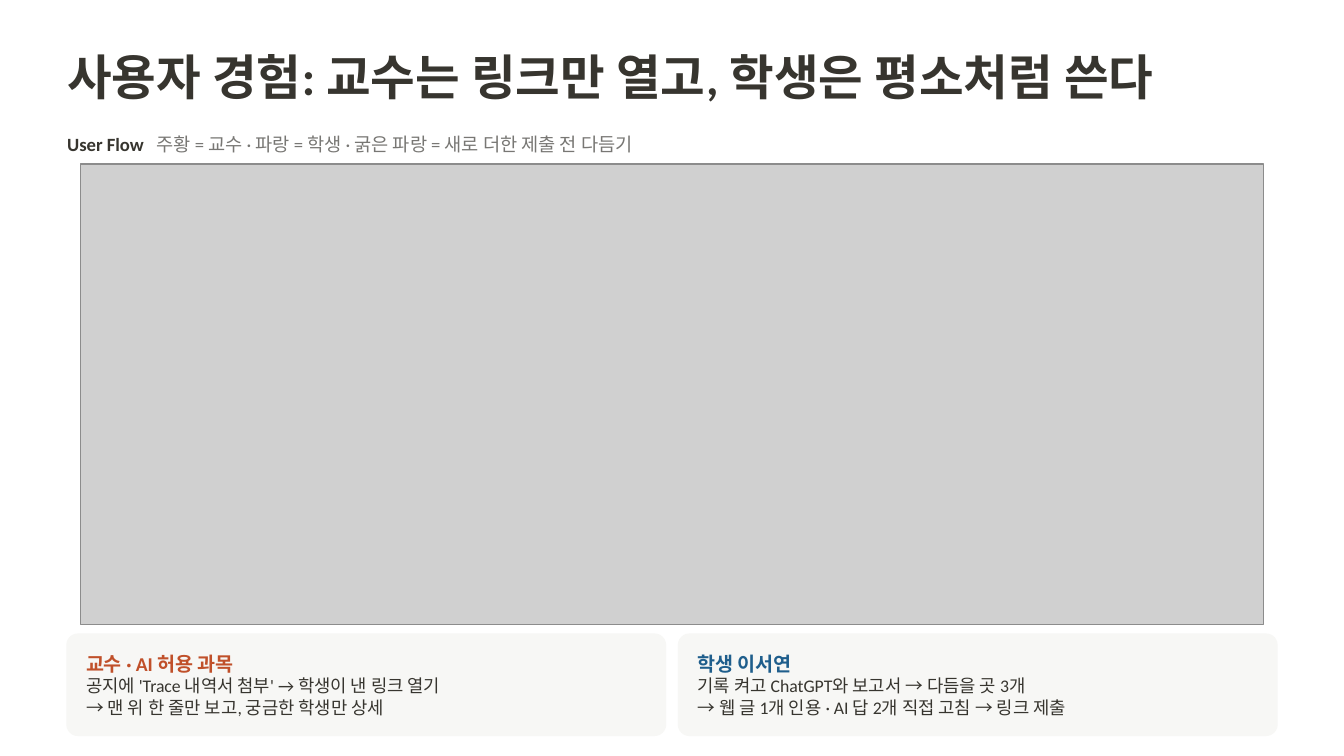
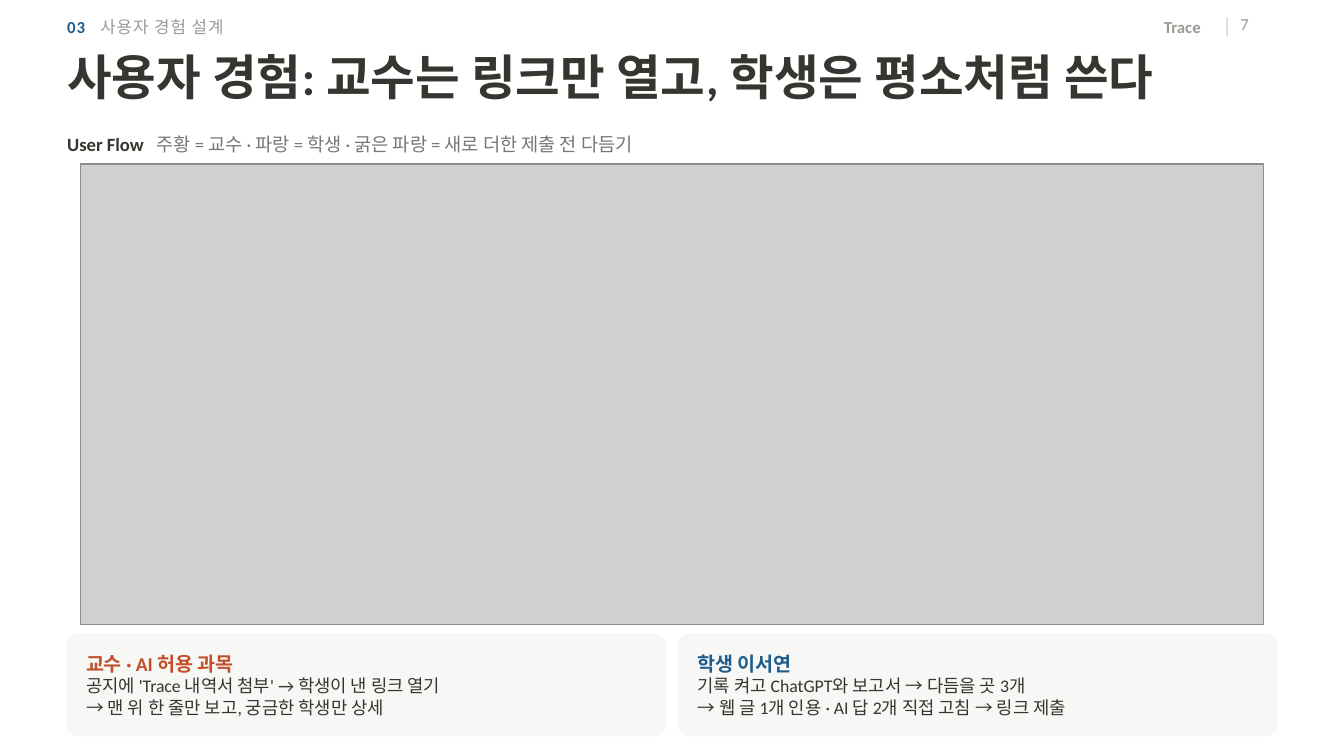
Before and after one commit to 20233014-KYH/trace, a slide deck: slide 7 of deck/중간발표_김용현.pptx. Drawn at 1344x756 pixels with LibreOffice and Linux fonts; fonts in the diff are those of the drawing; grey boxes stand for pictures; background and template pictures are left out. Boxes give left, top, right and bottom in pixels: in the first picture for what was removed or moved away, otherwise in the second. Text is boxed around its words. In the diff, an @@ line names an element or a change of style, - is before the commit and + after.

```diff
--- a/deck/중간발표_김용현.pptx
+++ b/deck/중간발표_김용현.pptx
@@ text added at <box>67,19,224,34</box>, 9 pt, text #9B9A95 @@
+03 사용자 경험 설계
@@ text added at <box>1164,22,1201,33</box>, 9 pt, text #9B9A95, bold @@
+Trace
@@ line added from (1227, 17) to (1227, 36), #D9D8D3 0.75 pt @@
@@ page number added at <box>1240,19,1249,30</box>, 9 pt, text #9B9A95 @@
+7
```
Also in this commit, not shown: 13 other slides changed, 2 other files.
